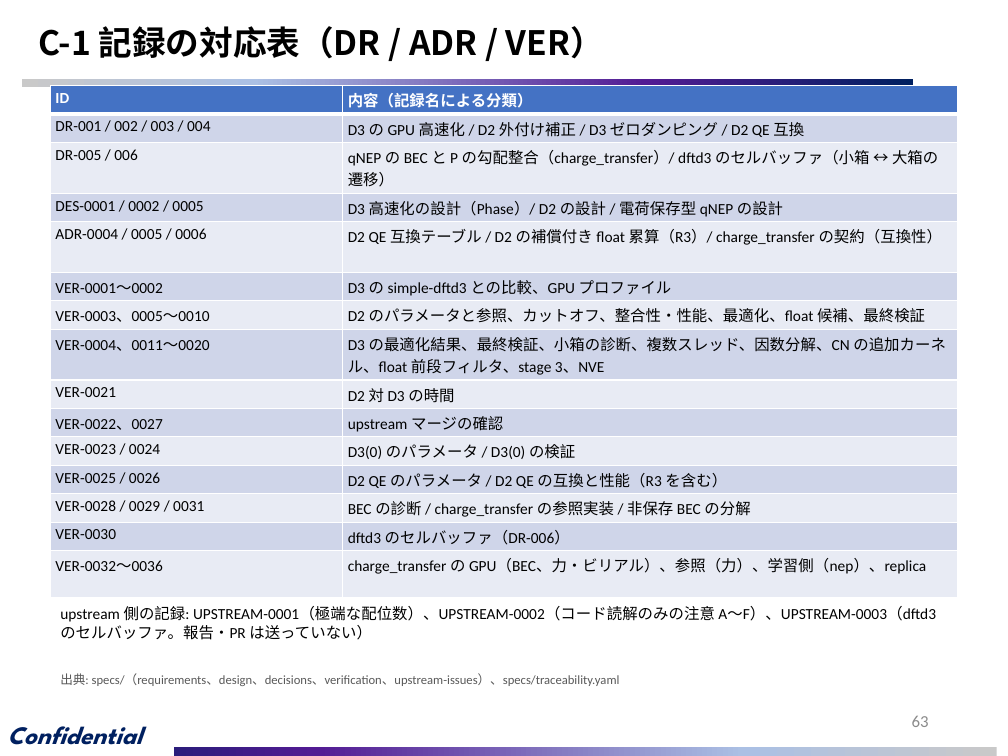
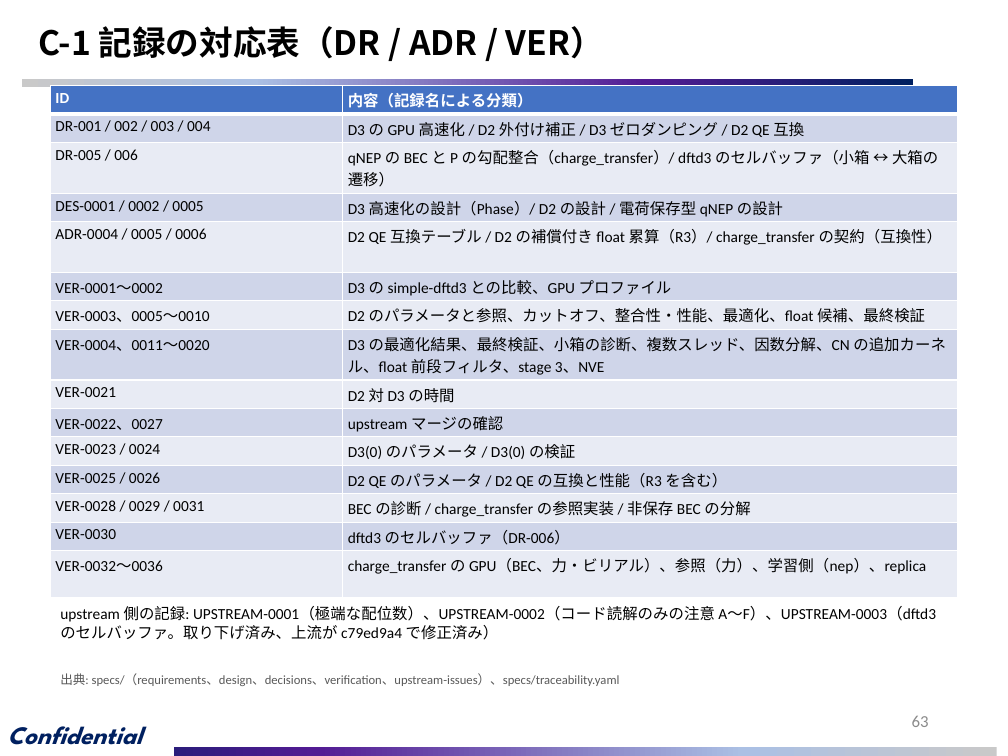
Before and after one commit to mkatouda/GPUMD, a slide deck: slide 63 of docs_ja/slides/GPUMD_dftd_qnep_report.pptx. Drawn at 1008x756 pixels with LibreOffice and Linux fonts; fonts in the diff are those of the drawing; background and template pictures are left out. Boxes give left, top, right and bottom in pixels: in the first picture for what was removed or moved away, otherwise in the second. Text is boxed around its words. In the diff, an @@ line names an element or a change of style, - is before the commit and + after.

Commit message:
docs_ja: update for the upstream merge (5c67f365): replica now inside gpumd, legacy format conversion, UPSTREAM-0003 withdrawn, deck rebuilt (DR-001..006)
- qnep/dftd/workreport/slides scripts: gpumd_replica and main_replica replaced by multi_replica (energy/force verified, no BEC, virial not verified); dftd2/dftd3 not available in multi_replica; dftd3 upstream changes not adopted.
- UPSTREAM-0003 described as withdrawn, fixed upstream by c79ed9a4; full regression done on the merged tree (VER-0037).
- GPUMD_dftd_qnep_report.pptx regenerated (27 main + 37 appendix).

```diff
--- a/docs_ja/slides/GPUMD_dftd_qnep_report.pptx
+++ b/docs_ja/slides/GPUMD_dftd_qnep_report.pptx
@@ text at bbox=[60, 606, 936, 640]: text changed @@
-upstream 側の記録: UPSTREAM-0001（極端な配位数）、UPSTREAM-0002（コード読解のみの注意 A〜F）、UPSTREAM-0003（dftd3 のセルバッファ。報告・PR は送っていない）
+upstream 側の記録: UPSTREAM-0001（極端な配位数）、UPSTREAM-0002（コード読解のみの注意 A〜F）、UPSTREAM-0003（dftd3 のセルバッファ。取り下げ済み、上流が c79ed9a4 で修正済み）
```
Also in this commit, not shown: 9 other slides changed, 15 other files.
